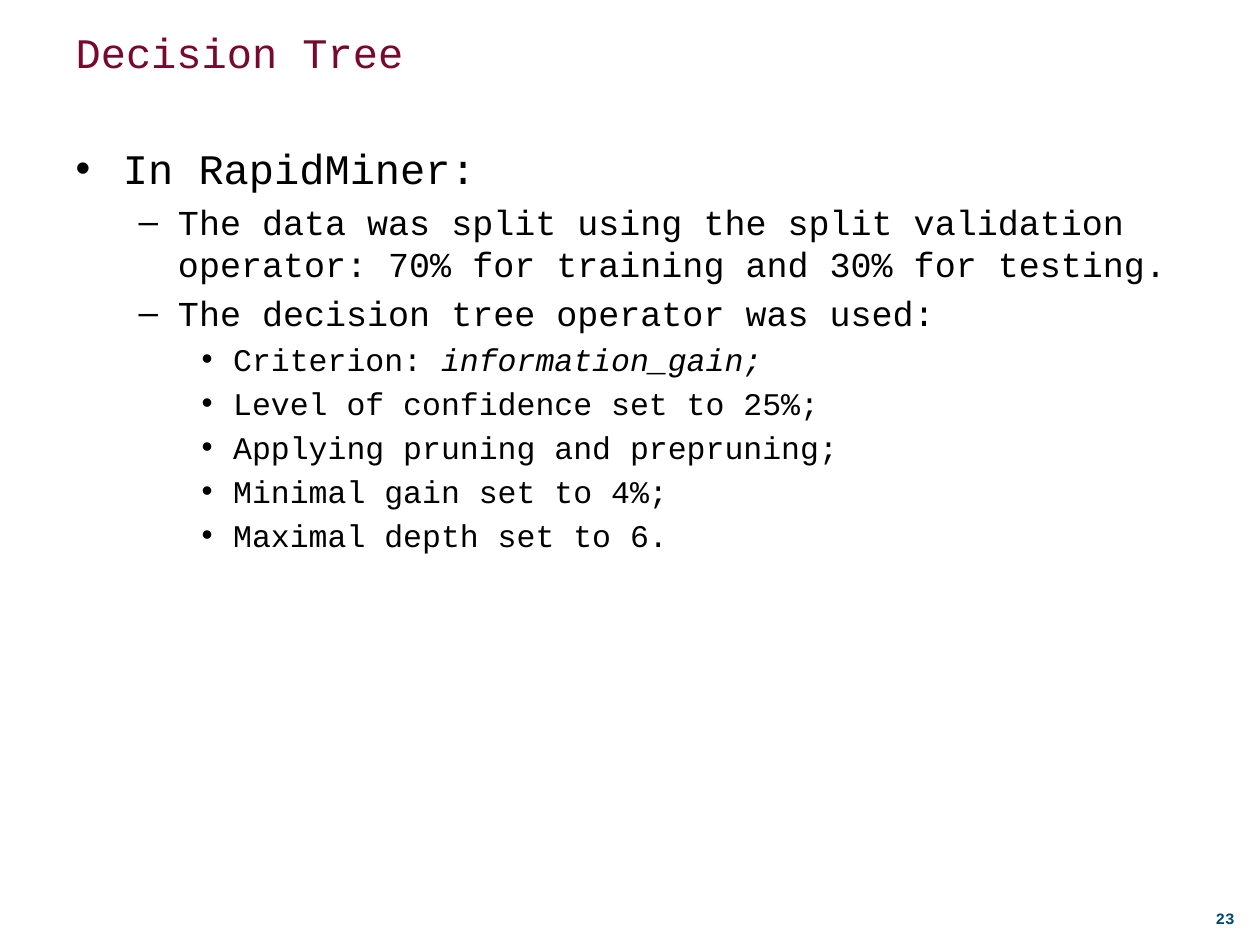
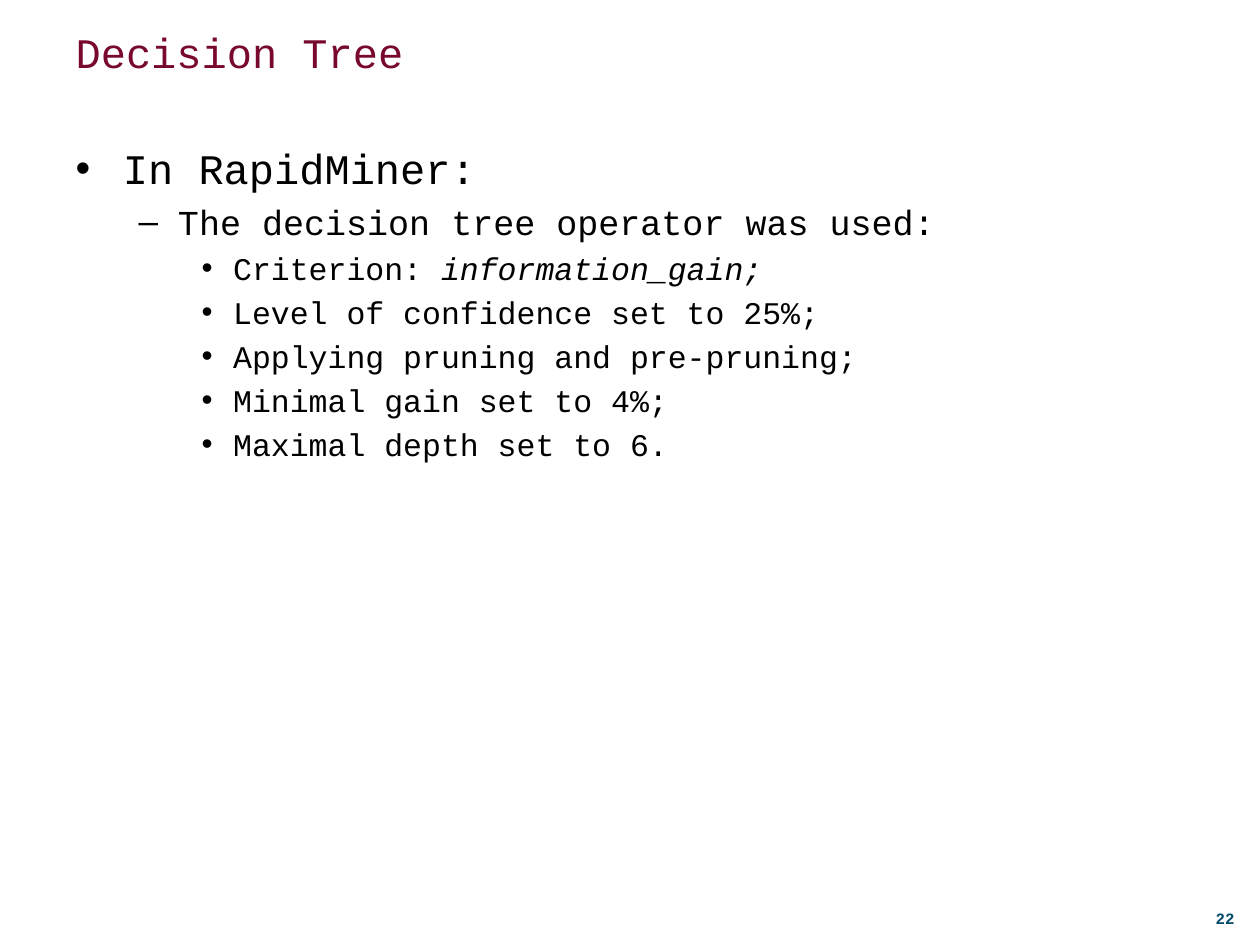
Before and after one commit to DDuarte/DataMiningBanking, a slide deck: slide 22 of Presentation/ecac_presentation.pptx (slide 23 before the commit). Drawn at 1260x945 pixels with LibreOffice and Linux fonts; fonts in the diff are those of the drawing; background and template pictures are left out. Boxes give left, top, right and bottom in pixels: in the first picture for what was removed or moved away, otherwise in the second. Text is boxed around its words. In the diff, an @@ line names an element or a change of style, - is before the commit and + after.

```diff
--- a/Presentation/ecac_presentation.pptx
+++ b/Presentation/ecac_presentation.pptx
@@ text at (178, 210, 1166, 285): paragraph removed @@
-  – The data was split using the split validation operator: 70% for training and 30% for testing.
@@ text at (233, 345, 857, 375): text changed @@
-    • Applying pruning and prepruning;
+    • Applying pruning and pre-pruning;
@@ page number at (1216, 913, 1235, 924): text changed @@
-23
+22
```
Also in this commit, not shown: 5 other slides changed, 3 slides added.
